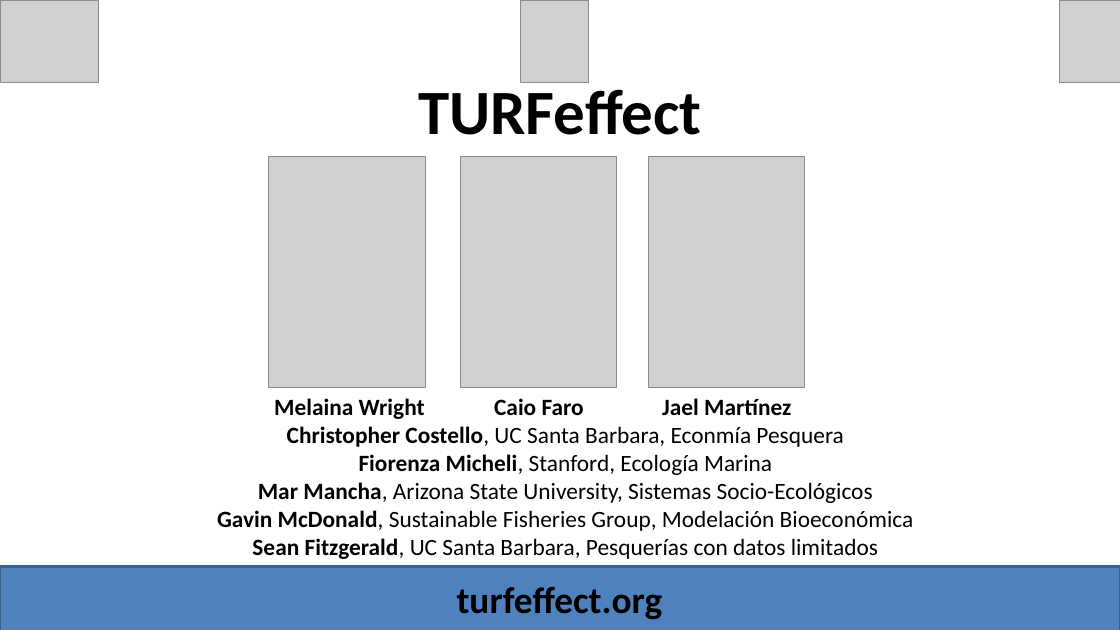
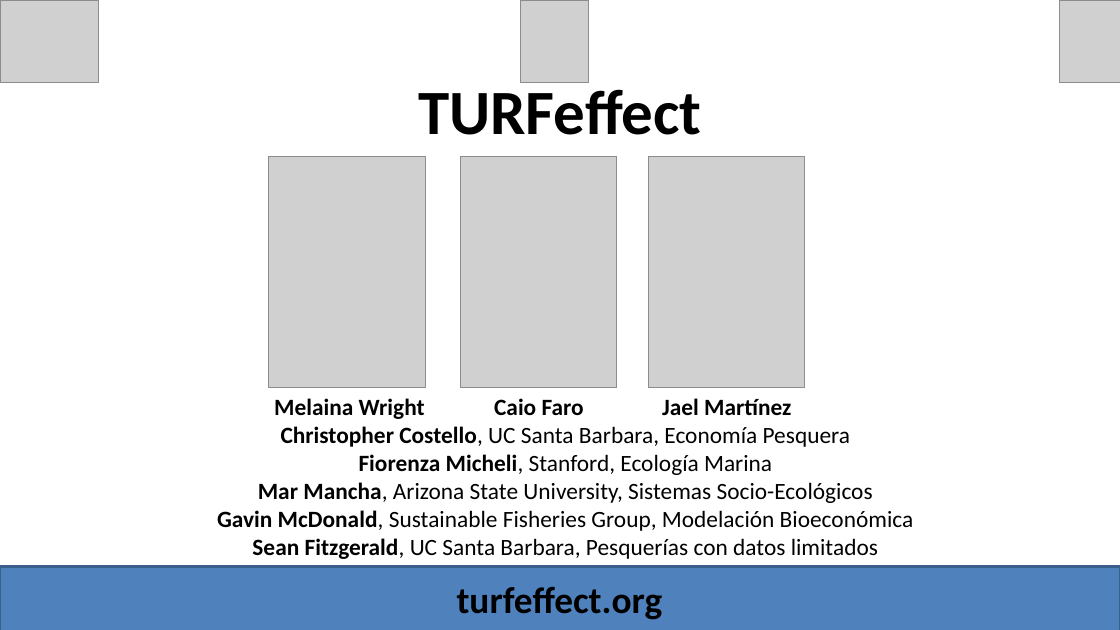
Before and after one commit to turfeffect/Docs, a slide deck: slide 3 of Presentations/Workshop in Mexico/Mexico Workshop.pptx. Drawn at 1120x630 pixels with LibreOffice and Linux fonts; fonts in the diff are those of the drawing; grey boxes stand for pictures. Boxes give left, top, right and bottom in pixels: in the first picture for what was removed or moved away, otherwise in the second. Text is boxed around its words. In the diff, an @@ line names an element or a change of style, - is before the commit and + after.

```diff
--- a/Presentations/Workshop in Mexico/Mexico Workshop.pptx
+++ b/Presentations/Workshop in Mexico/Mexico Workshop.pptx
@@ text at (281,426,850,447): text changed @@
-Christopher Costello, UC Santa Barbara, Econmía Pesquera
+Christopher Costello, UC Santa Barbara, Economía Pesquera
```
Also in this commit, not shown: 8 other slides changed, 1 other file.
